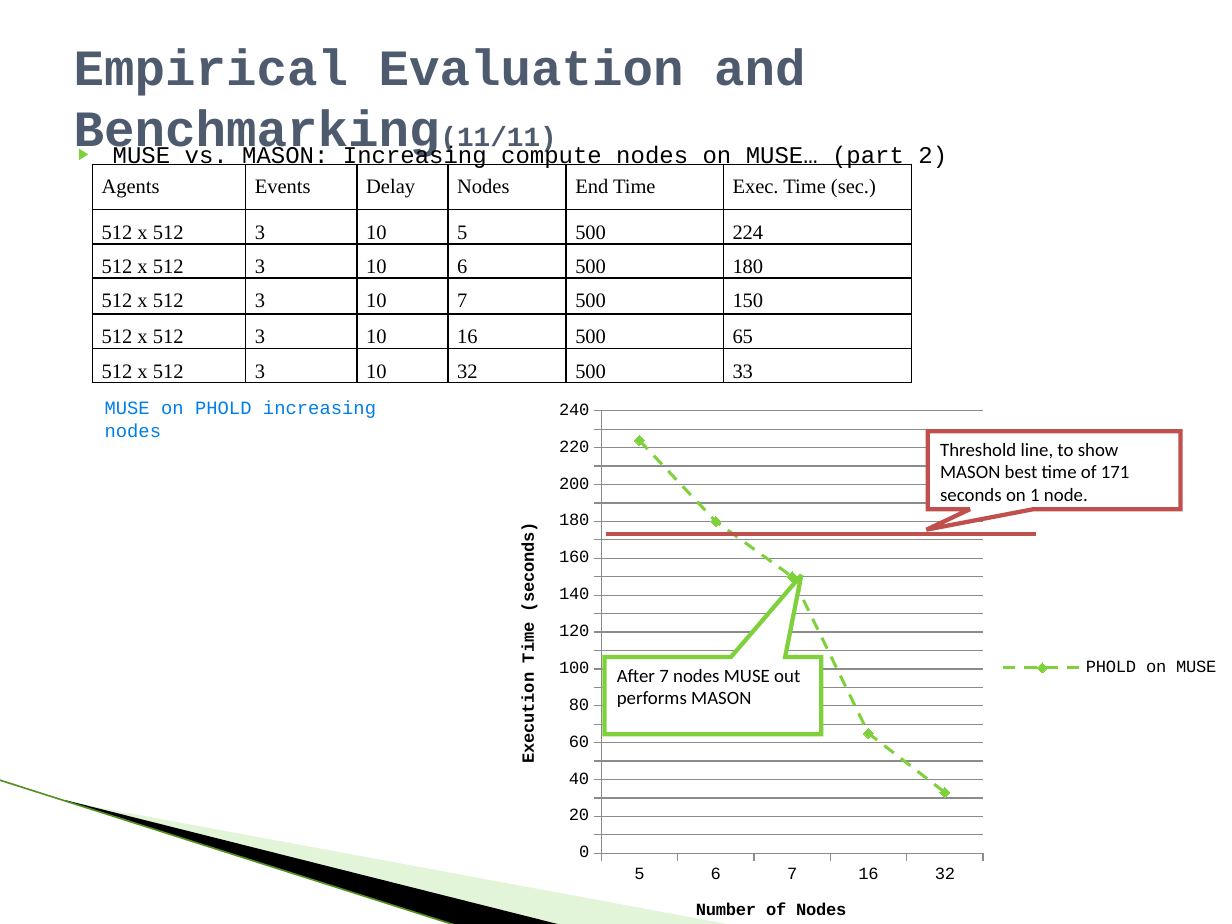
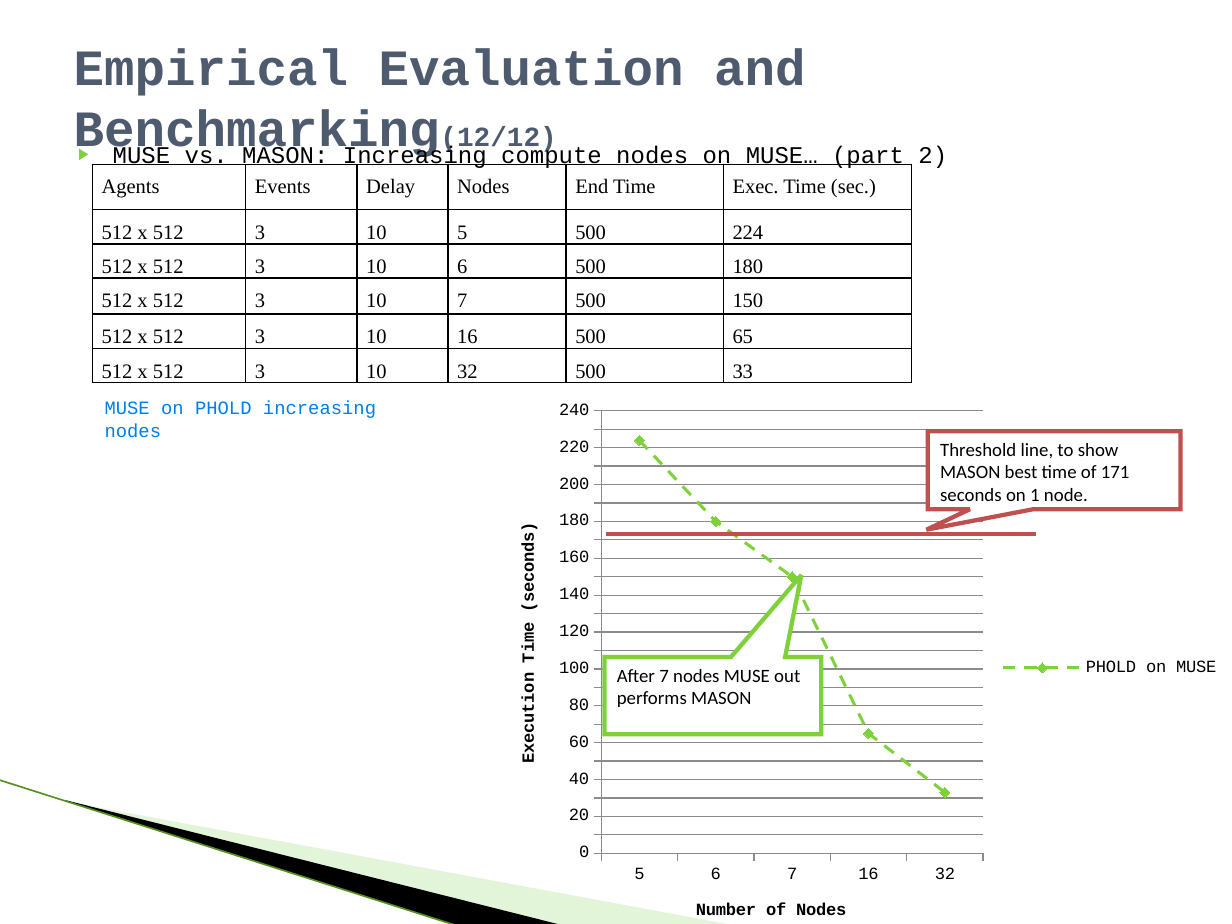
Before and after one commit to raodj/muse, a slide deck: slide 21 of Thesis/MUSE_Defense_presentation.pptx (slide 19 before the commit). Drawn at 1232x924 pixels with LibreOffice and Linux fonts; fonts in the diff are those of the drawing; background and template pictures are left out. Boxes give left, top, right and bottom in pixels: in the first picture for what was removed or moved away, otherwise in the second. Text is boxed around its words. In the diff, an @@ line names an element or a change of style, - is before the commit and + after.

Commit message:
Presentation is complete and typos fixed

```diff
--- a/Thesis/MUSE_Defense_presentation.pptx
+++ b/Thesis/MUSE_Defense_presentation.pptx
@@ title at bbox=[74, 48, 805, 161]: text changed @@
-Empirical Evaluation and Benchmarking(11/11)
+Empirical Evaluation and Benchmarking(12/12)
```
Also in this commit, not shown: 19 other slides changed, 2 slides added.
